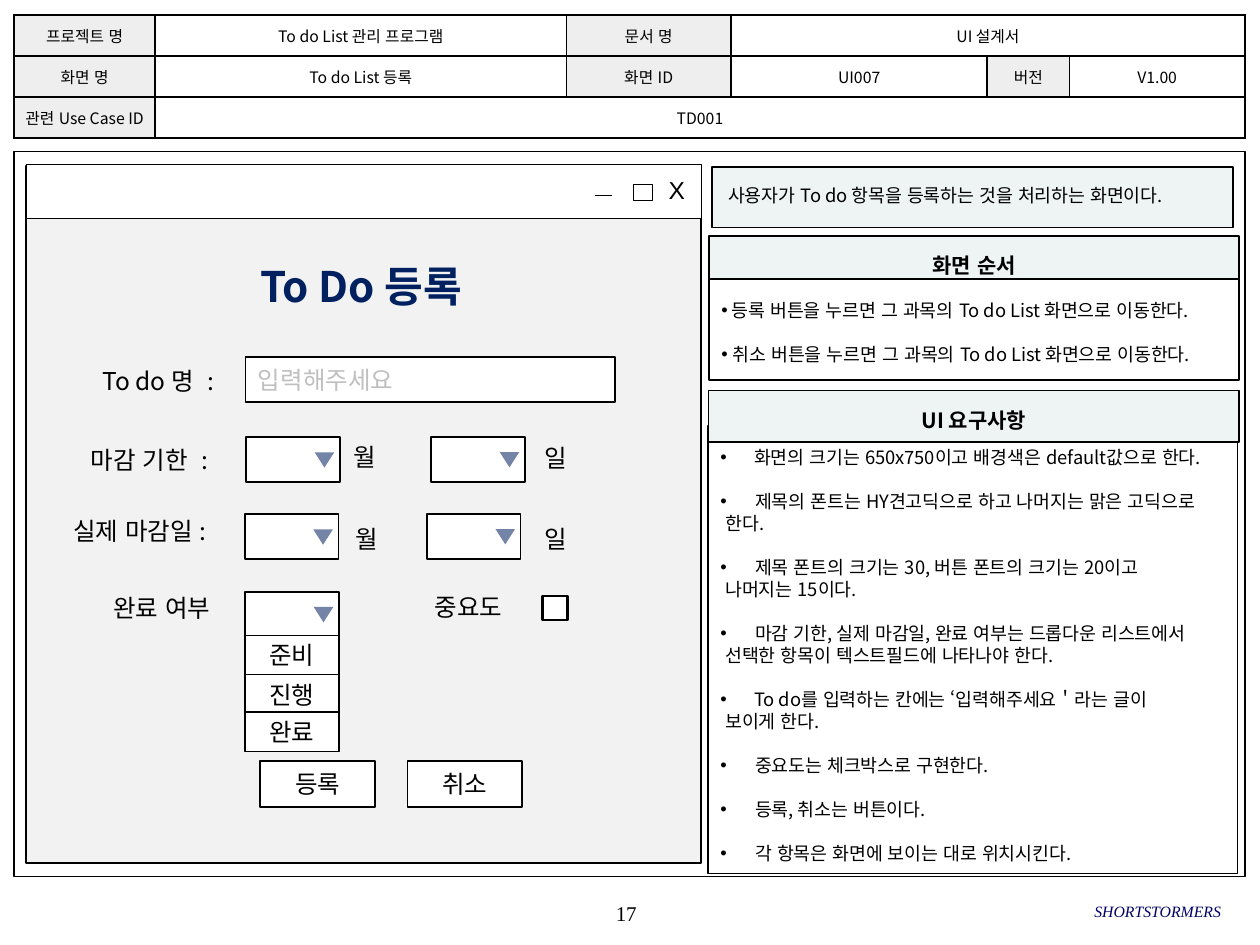
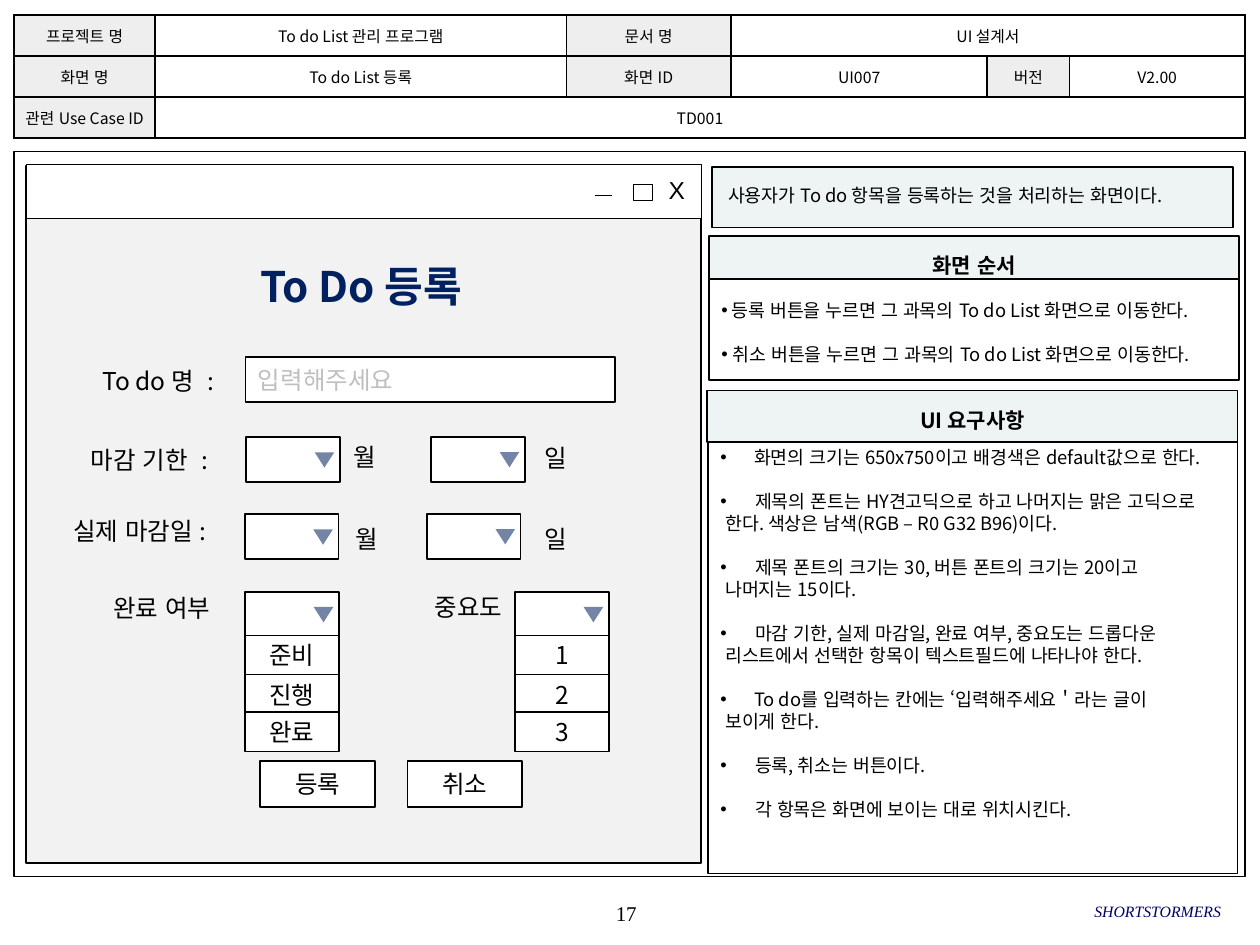
Before and after one commit to SMU-SE-Admin/18-1_7_SHORTSTORMERS_Doc, a slide deck: slide 17 of 03 설계/UI 설계서_7_SHORTSTORMERS.pptx. Drawn at 1260x945 pixels with LibreOffice and Linux fonts; fonts in the diff are those of the drawing; background and template pictures are left out. Boxes give left, top, right and bottom in pixels: in the first picture for what was removed or moved away, otherwise in the second. Text is boxed around its words. In the diff, an @@ line names an element or a change of style, - is before the commit and + after.

```diff
--- a/03 설계/UI 설계서_7_SHORTSTORMERS.pptx
+++ b/03 설계/UI 설계서_7_SHORTSTORMERS.pptx
@@ table at (14,15,1244,139) @@
-row 2, column 6: V1.00
+row 2, column 6: V2.00
@@ text in rectangle at (725,514,1057,534): text changed @@
-한다.
+한다. 색상은 남색(RGB – R0 G32 B96)이다.
@@ rectangle: place and size @@
-rectangle at (542,596,567,620)
+rectangle at (515,592,609,638)
@@ rectangle at (515,592,609,638): outline #000000 1.5 pt to #000000 1 pt @@
@@ text in rectangle at (725,624,1156,664): text changed @@
-• 마감 기한, 실제 마감일, 완료 여부는 드롭다운 리스트에서
-선택한 항목이 텍스트필드에 나타나야 한다.
+• 마감 기한, 실제 마감일, 완료 여부, 중요도는 드롭다운
+리스트에서 선택한 항목이 텍스트필드에 나타나야 한다.
@@ group added at (515,607,609,751): 3 rectangles, 1 triangle @@
+1
+2
+3
@@ text in rectangle at (755,756,989,774): paragraph removed @@
-• 중요도는 체크박스로 구현한다.
```
Also in this commit, not shown: 26 other slides changed.
